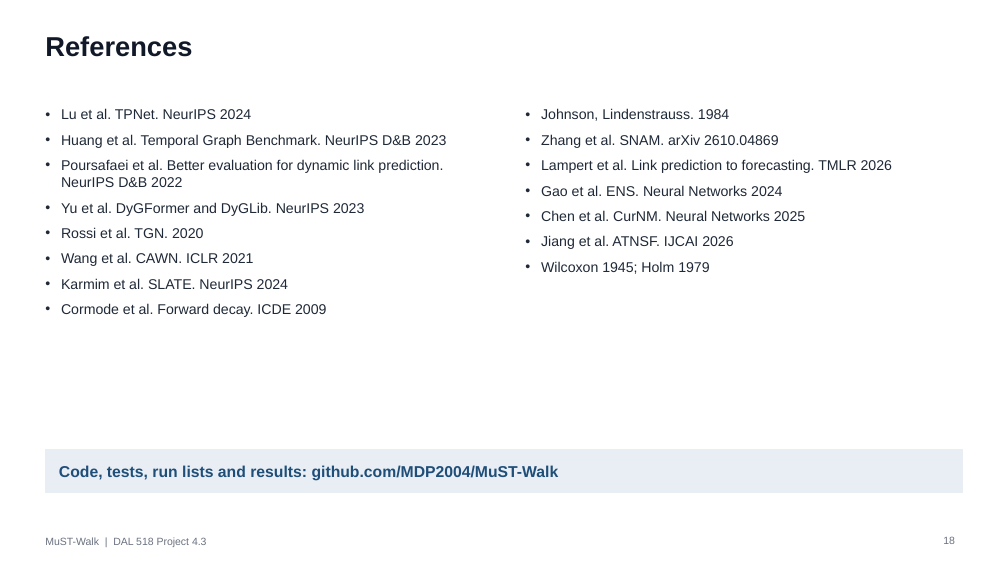
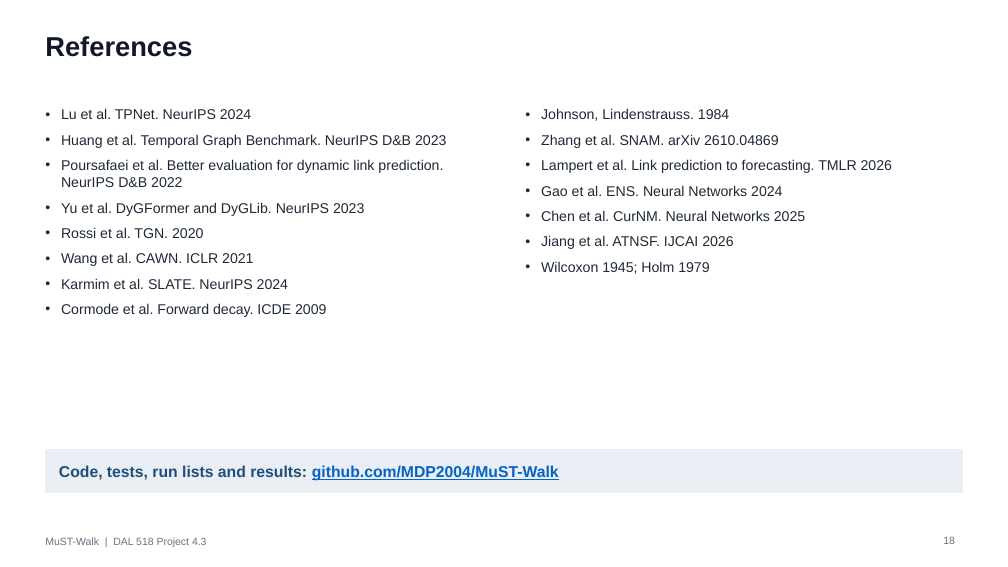
Before and after one commit to MDP2004/MuST-Walk, a slide deck: slide 18 of docs/MuST-Walk_Presentation.pptx. Drawn at 1008x567 pixels with LibreOffice and Linux fonts; fonts in the diff are those of the drawing. Boxes give left, top, right and bottom in pixels: in the first picture for what was removed or moved away, otherwise in the second. Text is boxed around its words. In the diff, an @@ line names an element or a change of style, - is before the commit and + after.

```diff
--- a/docs/MuST-Walk_Presentation.pptx
+++ b/docs/MuST-Walk_Presentation.pptx
@@ text "Code, tests, run lists and ..." at (x1=59, y1=465, x2=559, y2=481): text colour #1F4E79 to #0563C1, underline on in "github.com/MDP2004/MuST-Walk" @@
```
Also in this commit, not shown: 1 other slide changed, 2 other files.
